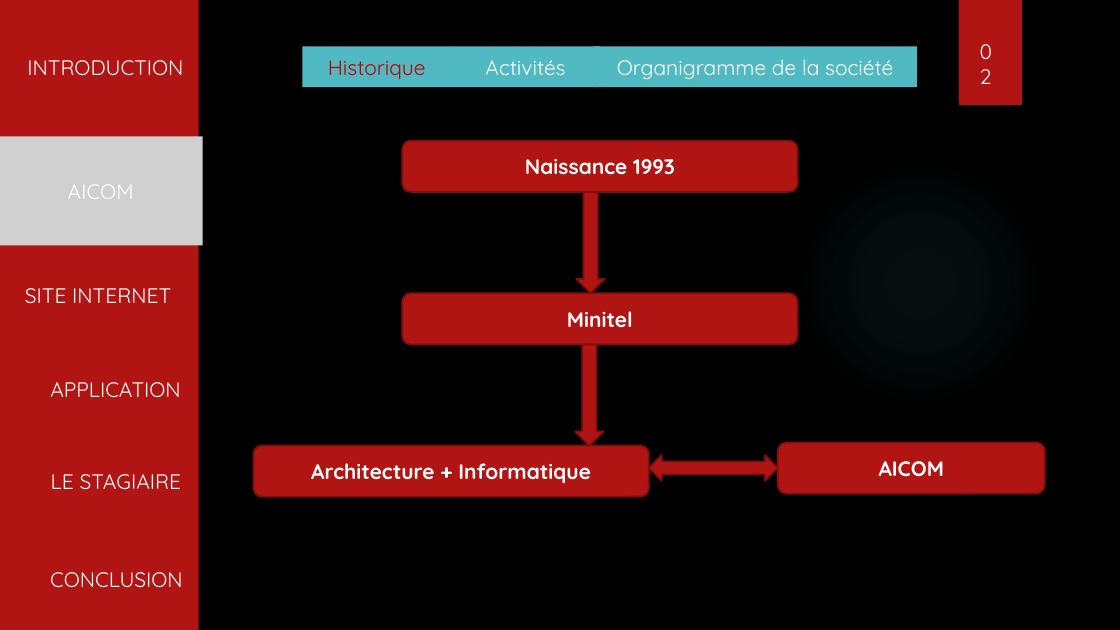
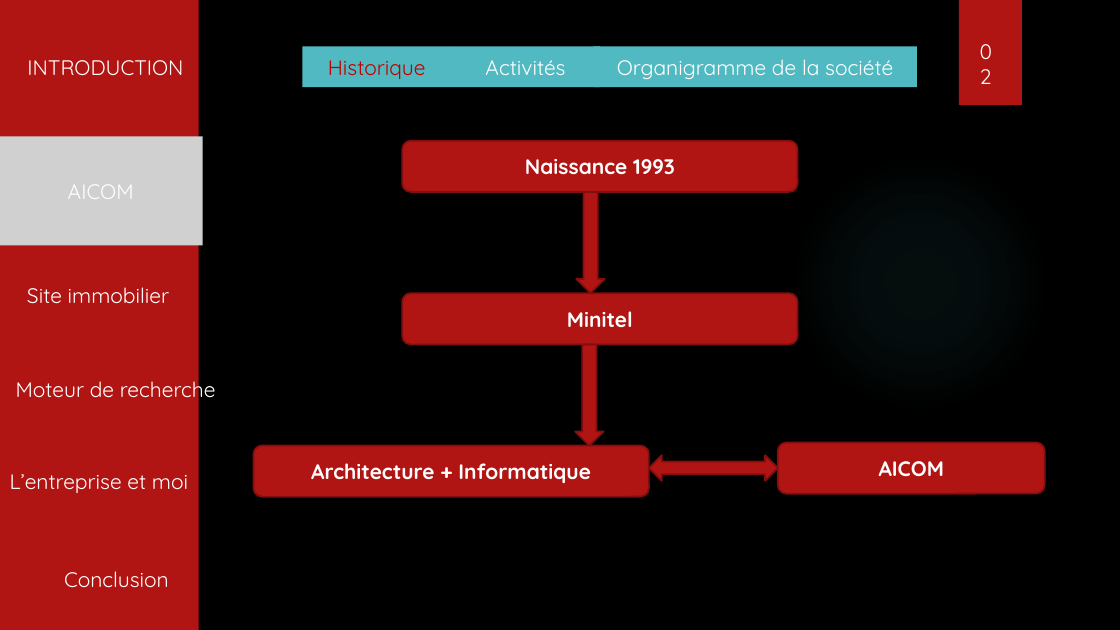
Before and after one commit to tochyvn/ma_banque_document, a slide deck: slide 3 of Aviaco france.pptx. Drawn at 1120x630 pixels with LibreOffice and Linux fonts; fonts in the diff are those of the drawing; grey boxes stand for pictures; background and template pictures are left out. Boxes give left, top, right and bottom in pixels: in the first picture for what was removed or moved away, otherwise in the second. Text is boxed around its words. In the diff, an @@ line names an element or a change of style, - is before the commit and + after.

```diff
--- a/Aviaco france.pptx
+++ b/Aviaco france.pptx
@@ text at box(27, 287, 170, 304): text changed @@
-SITE INTERNET
+Site immobilier
@@ text at box(16, 375, 216, 402): text changed @@
-APPLICATION
+Moteur de recherche
@@ text at box(10, 474, 188, 493): text changed @@
-LE STAGIAIRE
+L’entreprise et moi
@@ text at box(64, 571, 169, 588): text changed @@
-CONCLUSION
+Conclusion
```
Also in this commit, not shown: 4 other slides changed.
